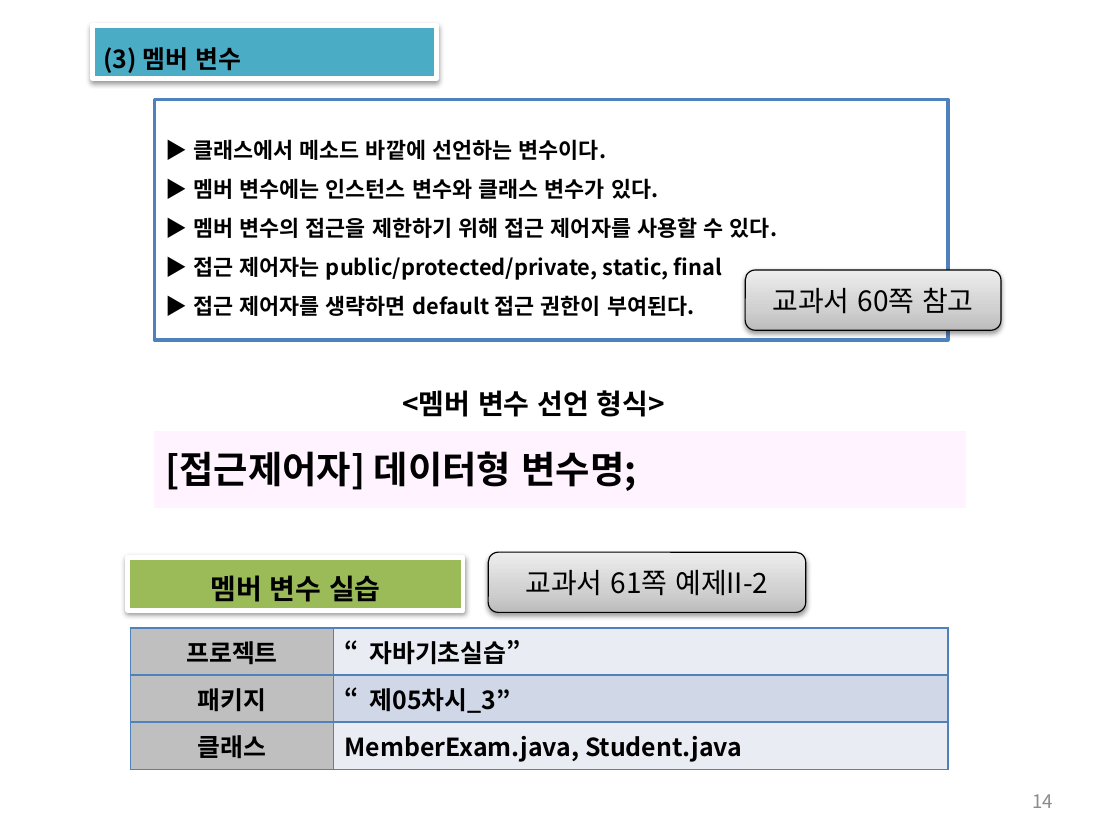
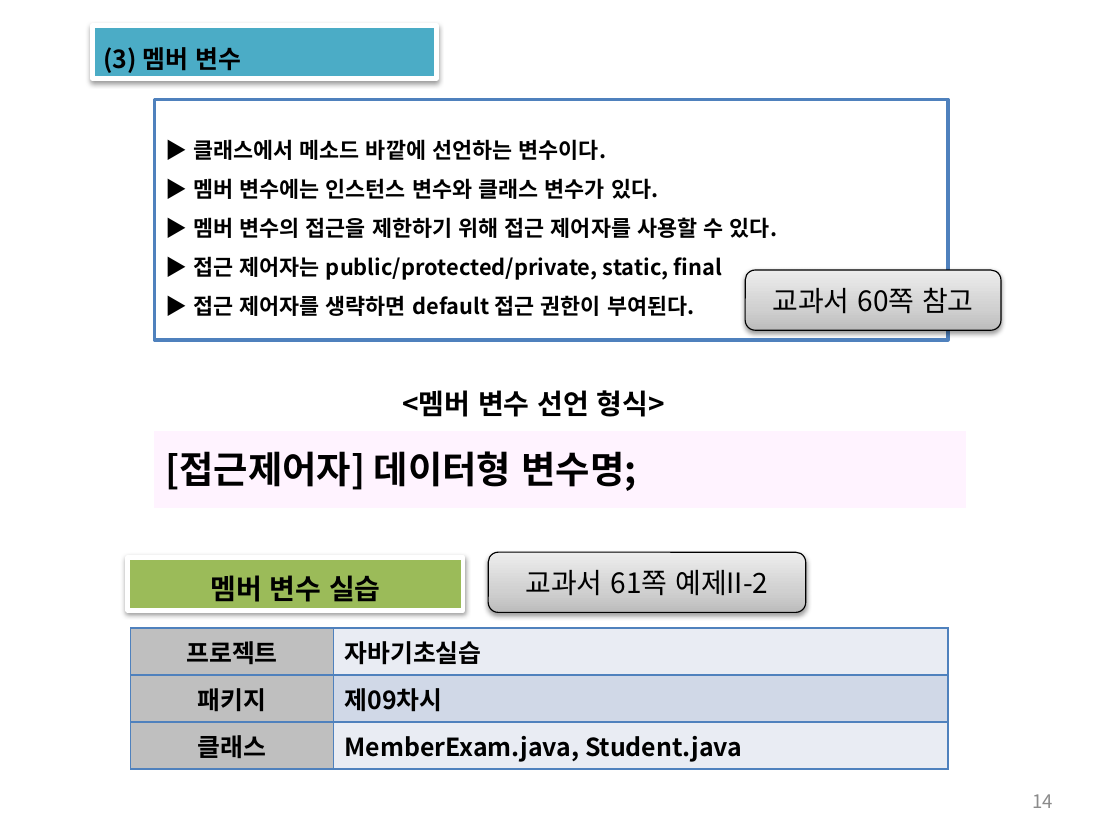
Before and after one commit to histime7/2018JavaClassroom, a slide deck: slide 14 of 수업자료/10_객체지향의 개요.pptx. Drawn at 1120x840 pixels with LibreOffice and Linux fonts; fonts in the diff are those of the drawing. Boxes give left, top, right and bottom in pixels: in the first picture for what was removed or moved away, otherwise in the second. Text is boxed around its words. In the diff, an @@ line names an element or a change of style, - is before the commit and + after.

```diff
--- a/수업자료/10_객체지향의 개요.pptx
+++ b/수업자료/10_객체지향의 개요.pptx
@@ table at [131,628,949,769] @@
-row 1, column 2: “자바기초실습”
+row 1, column 2: 자바기초실습
-row 2, column 2: “제05차시_3”
+row 2, column 2: 제09차시
```
Also in this commit, not shown: 3 other slides changed, 5 other files.
